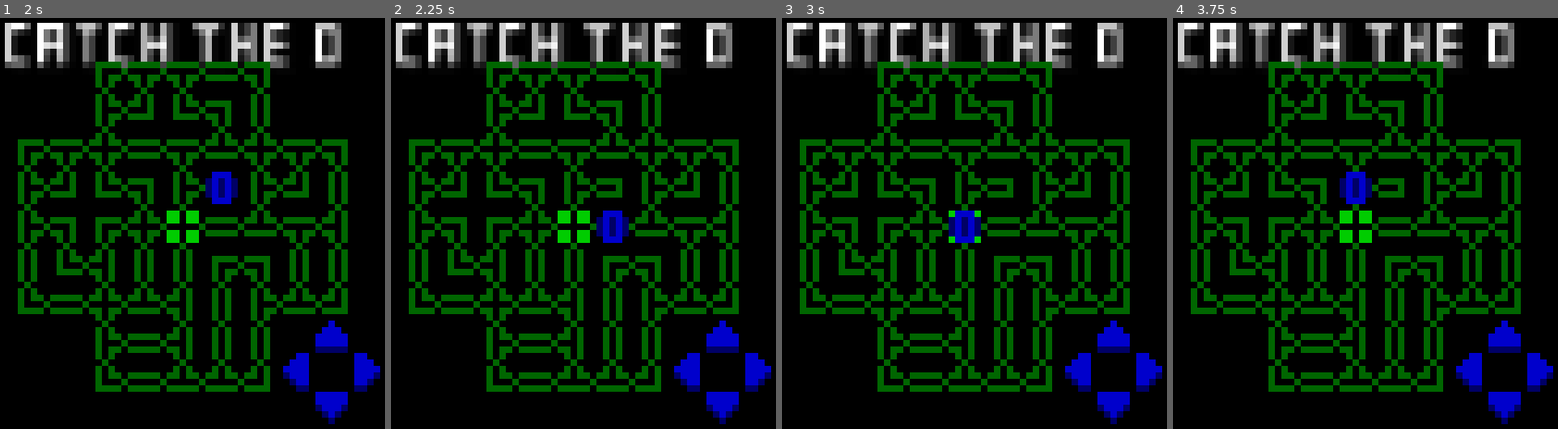
Above: before the commit, frames 1-4 (left to right).
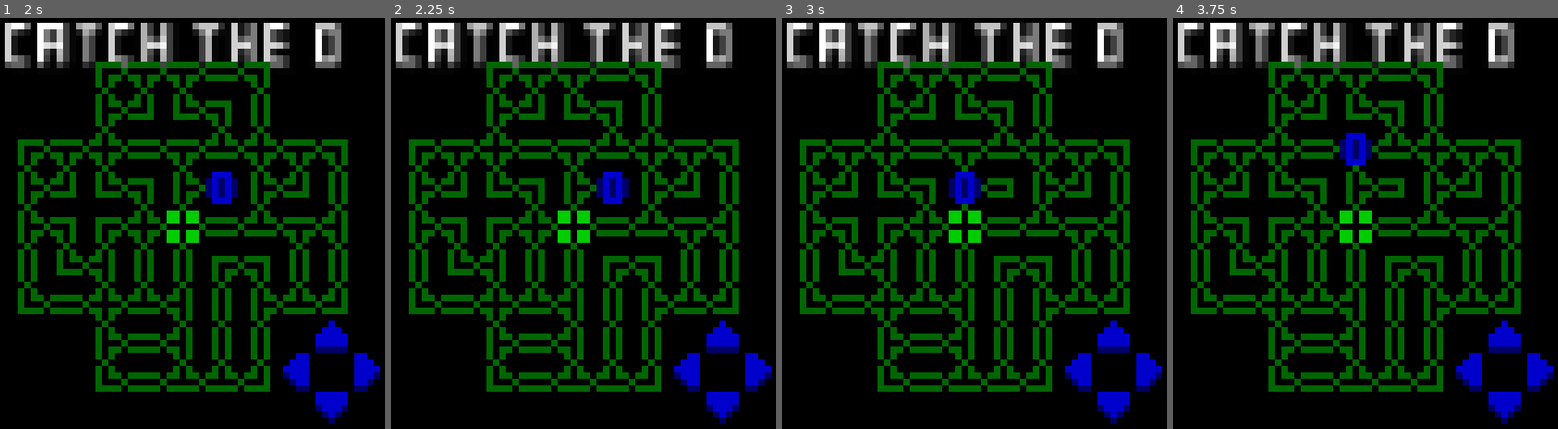
Above: after the commit, the same moments.

Repository: kosinaz/init
Game: Godot game, scene res://scenes/ingame.tscn
The game is run twice, just before and just after one commit, with the same random seed, the same clock (stepped at 60 frames per second) and the same inputs.
Inputs (mouse positions are in pixels of both pictures, inside the frame that each line leads up to):
- Up to frame 1 (2 s): click (327, 338) at 0.5 s; click (361, 371) at 1.25 s
- Up to frame 2 (2.25 s): click (718, 404) at 2 s
- Up to frame 3 (3 s): click (1078, 371) at 2.75 s
- Up to frame 4 (3.75 s): click (1500, 338) at 3.5 s

Frame 1 is identical in both runs. In frame 2, 1.1% of the frame differs, in the area x 53-62%, y 37-55%; in frame 3, 1.1%; in frame 4, 1.1%.

Commit message:
add collision

Diff:
--- a/scenes/ingame.gd
+++ b/scenes/ingame.gd
@@ -12,16 +12,60 @@
 
 
 func _on_up_pressed():
+	var map_position = $%TileMap.local_to_map($%Agent.position)
+	var tile = $%TileMap.get_cell_atlas_coords(0, Vector2i(map_position))
+	if tile.y == 4:
+		if tile.x == 2: return
+		if tile.x == 3: return
+		if tile.x == 5: return
+		if tile.x == 6: return
+		if tile.x == 7: return
+	if tile.y == 5:
+		if tile.x == 0: return
+		if tile.x == 2: return
 	$%Agent.position.y -= 6
 
 
 func _on_right_pressed():
+	var map_position = $%TileMap.local_to_map($%Agent.position)
+	var tile = $%TileMap.get_cell_atlas_coords(0, Vector2i(map_position))
+	if tile.y == 4:
+		if tile.x == 2: return
+		if tile.x == 3: return
+		if tile.x == 7: return
+	if tile.y == 5:
+		if tile.x == 1: return
+		if tile.x == 3: return
+		if tile.x == 5: return
+		if tile.x == 7: return
 	$%Agent.position.x += 6
 
 
 func _on_down_pressed():
+	var map_position = $%TileMap.local_to_map($%Agent.position)
+	var tile = $%TileMap.get_cell_atlas_coords(0, Vector2i(map_position))
+	if tile.y == 4:
+		if tile.x == 3: return
+	if tile.y == 5:
+		if tile.x == 0: return
+		if tile.x == 2: return
+		if tile.x == 3: return
+		if tile.x == 4: return
+		if tile.x == 6: return
+		if tile.x == 7: return
 	$%Agent.position.y += 6
 
 
 func _on_left_pressed():
+	var map_position = $%TileMap.local_to_map($%Agent.position)
+	var tile = $%TileMap.get_cell_atlas_coords(0, Vector2i(map_position))
+	if tile.y == 4:
+		if tile.x == 2: return
+		if tile.x == 4: return
+		if tile.x == 6: return
+	if tile.y == 5:
+		if tile.x == 1: return
+		if tile.x == 2: return
+		if tile.x == 3: return
+		if tile.x == 6: return
 	$%Agent.position.x -= 6
--- a/scenes/ingame.tscn
+++ b/scenes/ingame.tscn
@@ -283,6 +283,7 @@
 grow_vertical = 2
 
 [node name="TileMap" type="TileMap" parent="MapContainer"]
+unique_name_in_owner = true
 tile_set = SubResource("TileSet_x6n1x")
 format = 2
 layer_0/tile_data = PackedInt32Array(131073, 327680, 4, 65538, 262144, 4, 196608, 262144, 4, 131074, 65536, 4, 262144,  …(1077 unchanged characters)…
